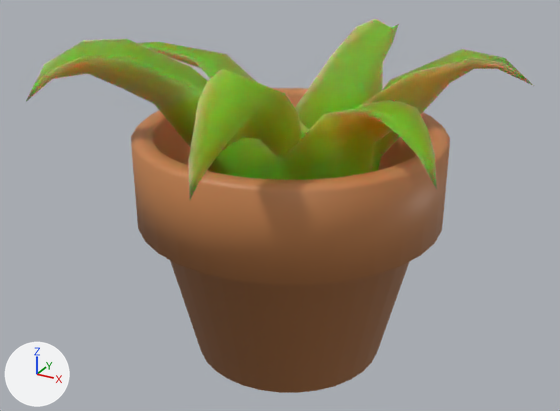
The Blender file maps/New styles/Dimensional/Andrea/Desk Potted Plant 1 UV.blend: old version first, new version second.
Camera for both pictures: a 50 mm lens placed at (0.607, -1.139, 2.274), pointed at (-0.033, 0.024, 1.692). Lighting does not change. The marker at lower left points along +X, +Y and +Z.

In view in the first picture: 'Succlent (Aloe)'.
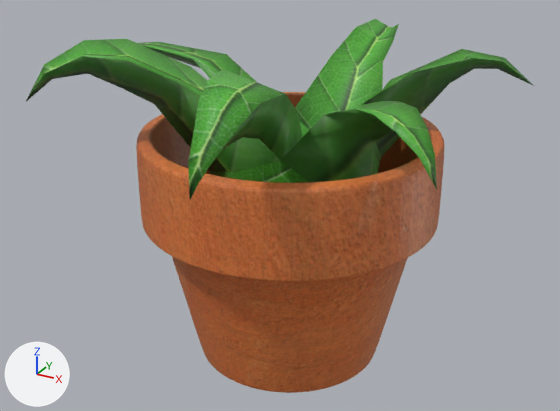
Where the newer file only moved an object's origin or applied its transform, the numbers keep the older frame.

Where the change shows, as pixel boxes [x1, y1, x2, y2] in the pictures (560 x 411 px):
'Succlent (Aloe)', reshaped
    before: [26, 19, 534, 393]
    after: [26, 19, 534, 199]
'Cylinder', added (brown)
    after: [136, 92, 445, 393]
part 1 of me_cylinder, deleted (brown)
    before: [131, 88, 450, 393]
part 2 of me_cylinder, recoloured
    both: [26, 19, 534, 199]

What changed in the scene script:
```text
Add img_desk_potted_plant_1_texture_png:
    img_desk_potted_plant_1_texture_png = load_image('Desk Potted Plant 1 Texture.png', 'Desk Potted Plant 1 Texture.png', 1024, 1024, 'sRGB')
Add mat_material:
    mat_material = principled_material('Material')
    mat_material.texture = img_desk_potted_plant_1_texture_png
Change me_cylinder:
    used by ob_succlent__aloe; location = (0.0, 0.0, 1.6); scale = (0.174, 0.174, 0.174)
    remove me_cylinder.from_pydata(...)  # 675 vertices, 762 faces; spans x -2.52..2.04, y -2.09..2.46, z -1.0..2.38
    remove me_cylinder.materials.append(mat_medium_wood_012)  # orange #c4824e
    remove me_cylinder.materials.append(mat_material_022)  # dark blue #222034
    add me_cylinder.from_pydata(...)  # 351 vertices, 432 faces; spans x -2.52..2.04, y -2.09..2.46, z -0.1..2.38
    me_cylinder part 1: the loose piece of 320 vertices spanning x -1.57..1.57, y -1.57..1.57, z -1.0..1.46 is deleted
    me_cylinder part 2: 421 faces spanning x -2.52..2.04, y -2.09..2.46, z -0.1..2.38 switch from mat_leaf_004 (green #6abd30) to mat_material (picture img_desk_potted_plant_1_texture_png)
Add me_cylinder_001:
    me_cylinder_001.from_pydata(...)  # 368 vertices, 354 faces; spans x -0.273..0.273, y -0.273..0.273, z -0.14..0.292
    me_cylinder_001.materials.append(mat_material)  # picture img_desk_potted_plant_1_texture_png
Add ob_cylinder:
    ob_cylinder = bpy.data.objects.new('Cylinder', me_cylinder_001)
    ob_cylinder.location = (0.0, 0.0, 1.56)
    _m = ob_cylinder.modifiers.new('Subdivision', 'SUBSURF')
    _m.levels = 2
```
